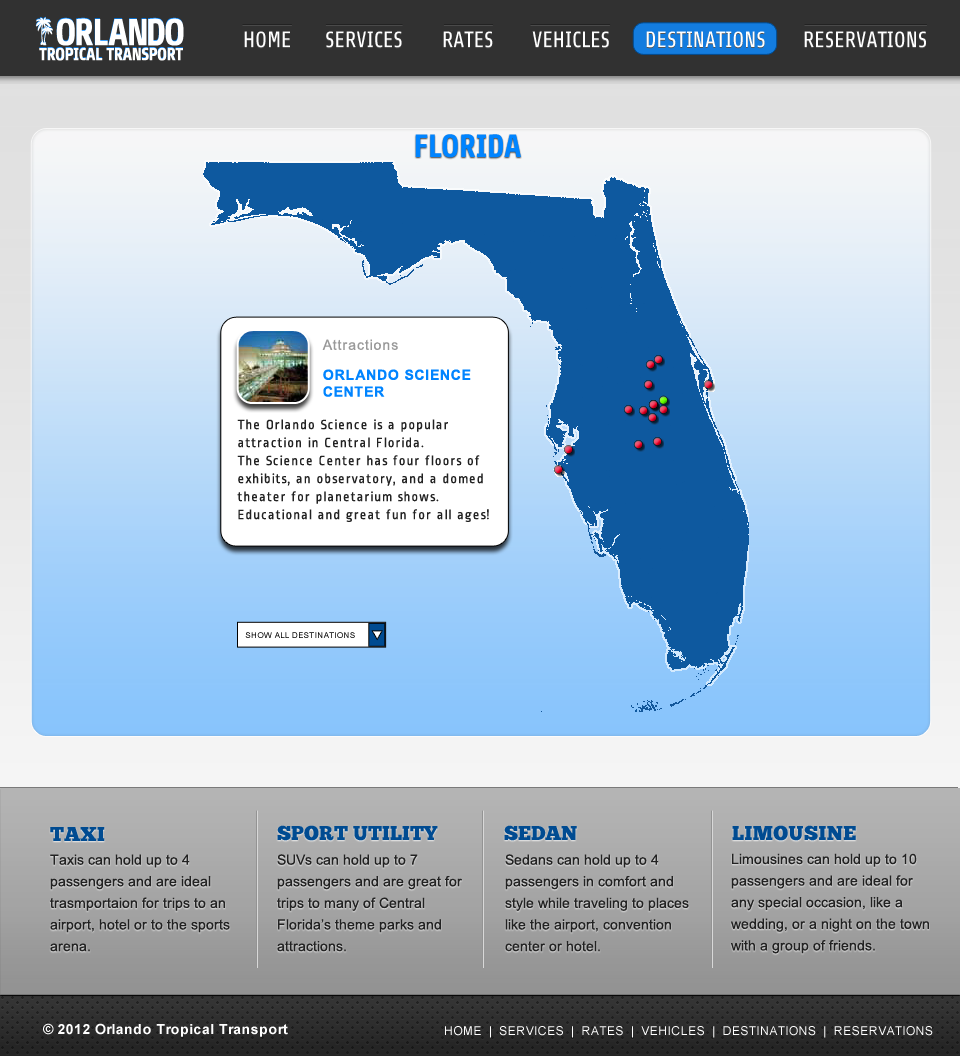
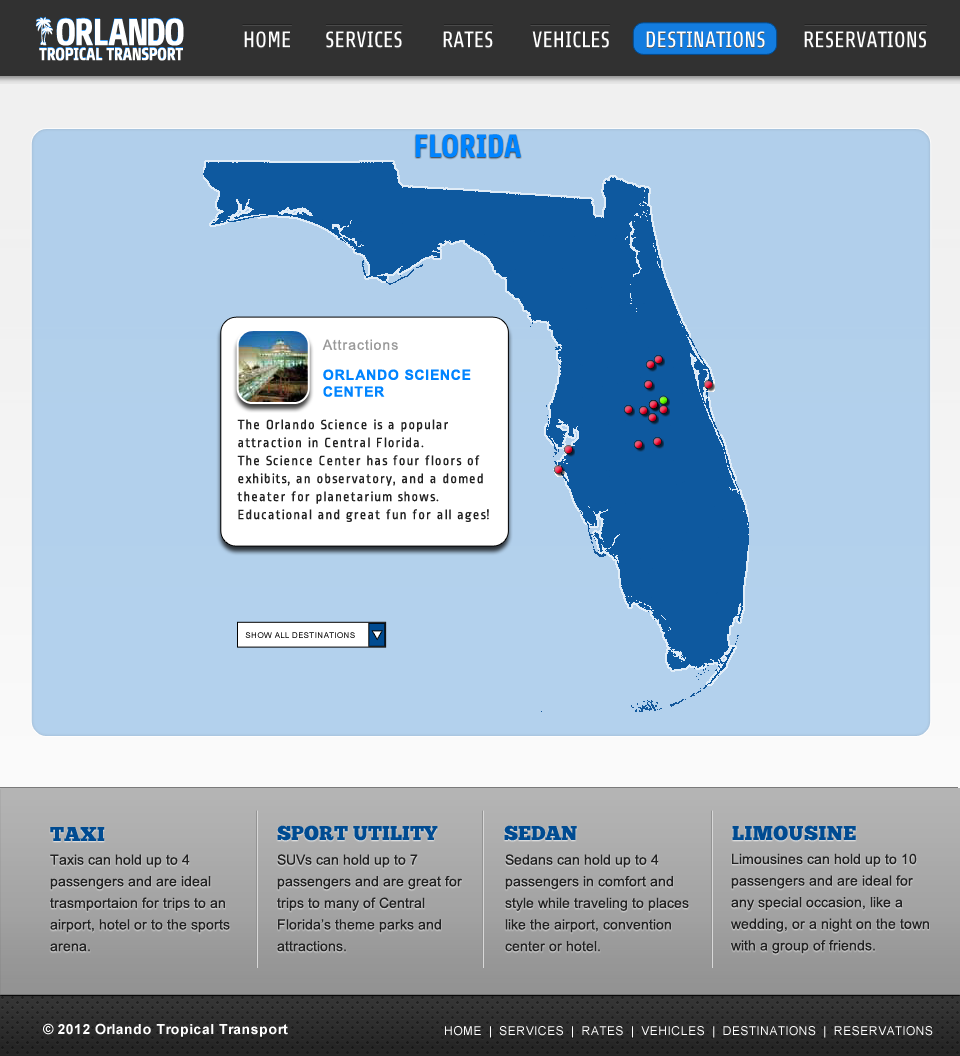
The second 960 x 1056 image is a revision of the first. Changes to its layers:
"Gradient BG": opacity 100% → 49% over [0, 76, 960, 788]
